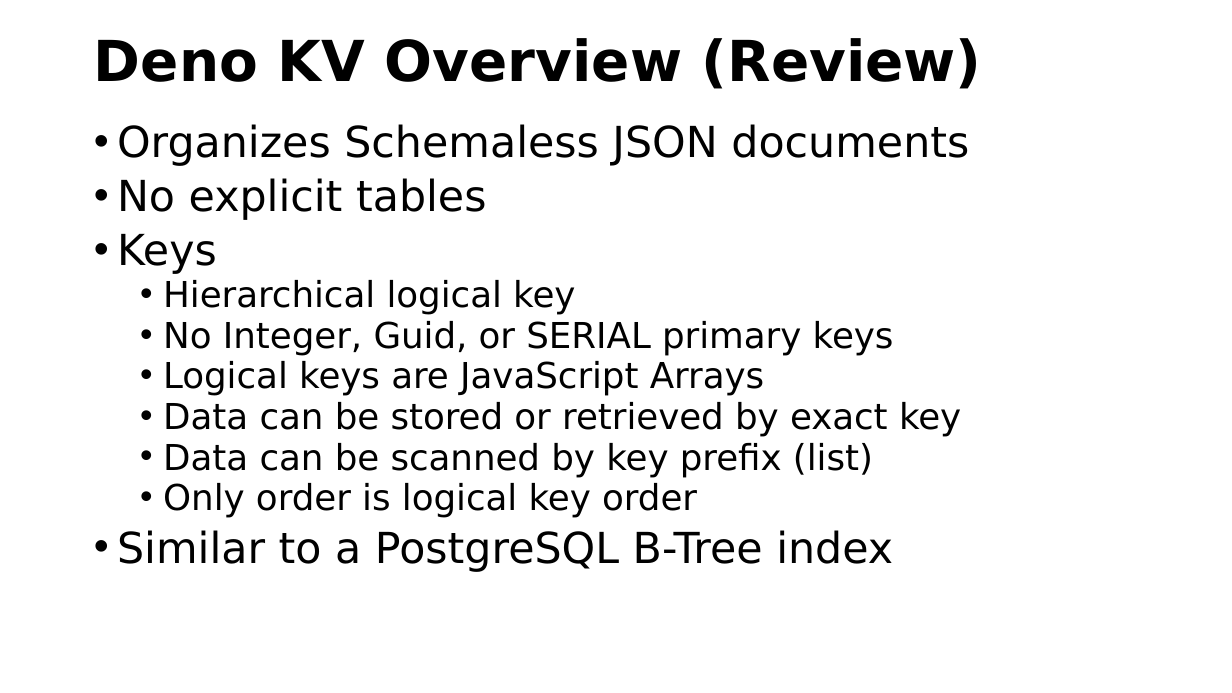
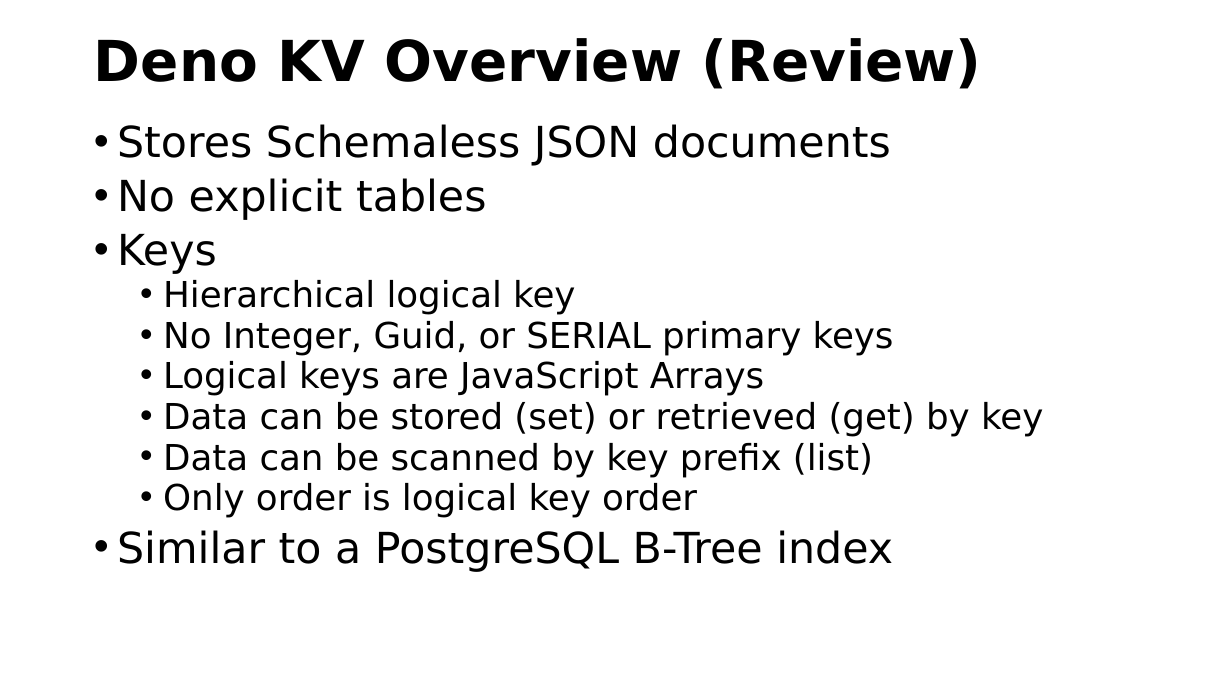
Before and after one commit to csev/pg4e, a slide deck: slide 48 of lectures/07-DenoKV.pptx (slide 49 before the commit). Drawn at 1232x693 pixels with LibreOffice and Linux fonts; fonts in the diff are those of the drawing. Boxes give left, top, right and bottom in pixels: in the first picture for what was removed or moved away, otherwise in the second. Text is boxed around its words. In the diff, an @@ line names an element or a change of style, - is before the commit and + after.

```diff
--- a/lectures/07-DenoKV.pptx
+++ b/lectures/07-DenoKV.pptx
@@ text at box(117, 124, 891, 166): text changed @@
-• Organizes Schemaless JSON documents
+• Stores Schemaless JSON documents
@@ text at box(163, 402, 1043, 437): text changed @@
-  • Data can be stored or retrieved by exact key
+  • Data can be stored (set) or retrieved (get) by key
```
Also in this commit, not shown: 15 other slides changed, 2 slides removed, 1 other file.
